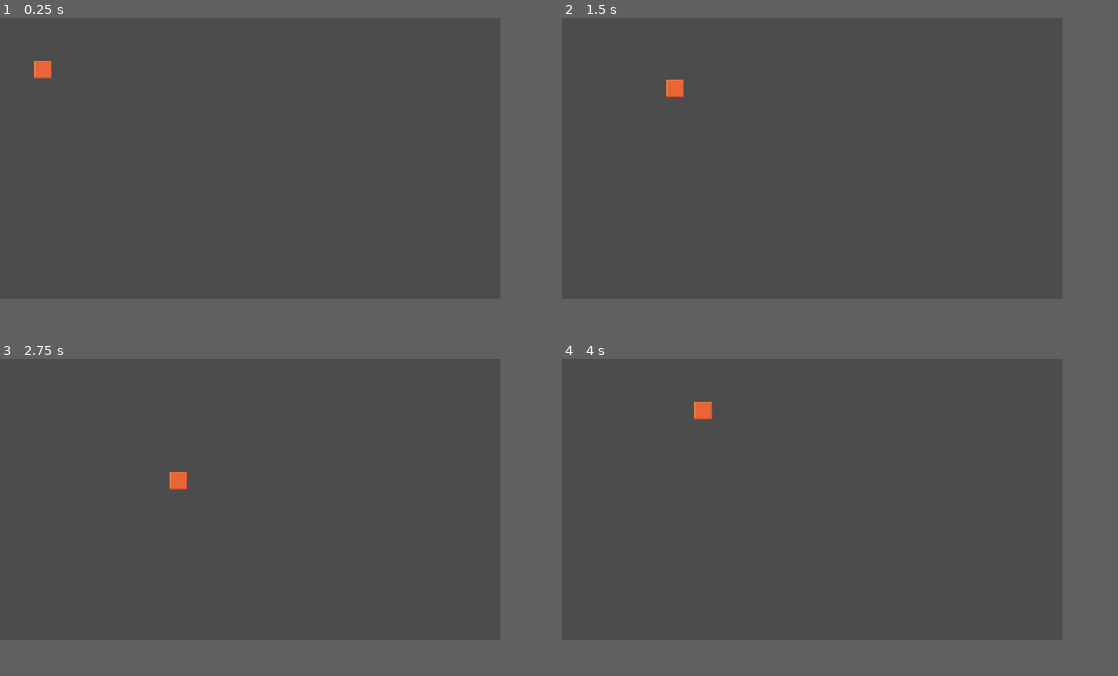
Above: before the commit, frames 1-4 (two rows, left to right).
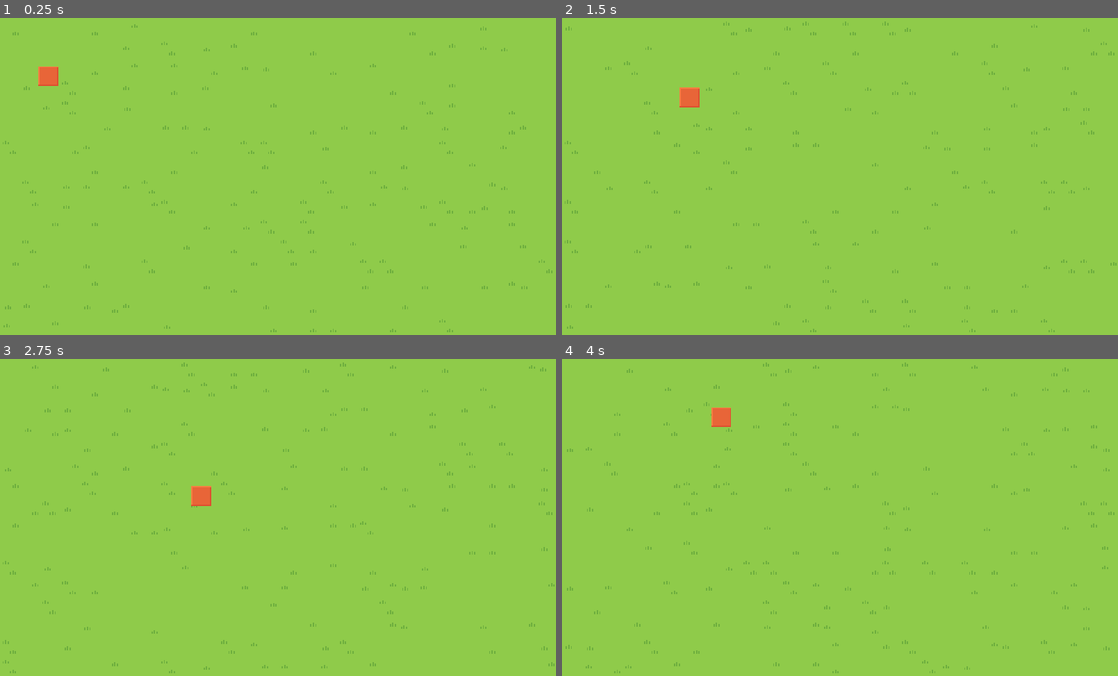
Above: after the commit, the same moments.

Repository: KrzysztofStaron/Foodventure
Game: Godot game, scene res://main.tscn
The game is run twice, just before and just after one commit, with the same random seed, the same clock (stepped at 60 frames per second) and the same inputs.
Inputs:
- Up to frame 1 (0.25 s): no input
- Up to frame 2 (1.5 s): tap Enter (ui_accept) at 0.5, 0.6, 0.77, 1.07, 1.35 s; hold D (move_right) 0.53-1.28 s; hold S (move_down) from 1.28 s (still down)
- Up to frame 3 (2.75 s): tap Enter (ui_accept) at 1.52, 1.82, 2.1 s; release S (move_down) at 2.03 s; hold D (move_right) from 2.03 s (still down)
- Up to frame 4 (4 s): release D (move_right) at 2.78 s; hold W (move_up) 2.78-3.53 s; tap Enter (ui_accept) at 2.85, 3.02, 3.32, 3.6, 3.77 s; hold A (move_left) from 3.53 s (still down)
The window is 720x405 before the commit and 800x457 after it. Grey fills any space a smaller window leaves; there, only what the larger window draws over its background counts as a difference.

The runs differ from the first frame. In frame 1, 80% of the frame differs, in the area x 0-100%, y 0-100%; in frame 2, 80%; in frame 3, 80%; in frame 4, 80%.

Commit message:
better grass generation

Diff:
--- a/grass/grass.gd
+++ b/grass/grass.gd
@@ -3,7 +3,28 @@
 export var start : Vector2
 export var end : Vector2
 
-func _ready():
-	for x in abs(start.x - end.x):
-		for y in abs(start.x - end.x):
-			set_cell(start.x + x, start.y + y, 0)
+func _ready() -> void:
+	clear()
+	end += Vector2(1, 1)
+	var noise := OpenSimplexNoise.new()
+	noise.seed = randi()
+	noise.period = 1
+	noise.octaves = 1
+
+	var rng := RandomNumberGenerator.new()
+	rng.randomize()
+
+	var width := abs(start.x - end.x)
+	var height := abs(start.y - end.y)
+
+	for x in width:
+		for y in height:
+			if noise.get_noise_2d(x, y) > 0.15:
+				set_cell(start.x + x, start.y + y, rng.randi_range(0, 5))
+			else:
+				set_cell(start.x + x, start.y + y, 0)
+
+func _process(delta: float) -> void:
+	if Input.is_action_just_pressed("ui_accept"):
+		end -= Vector2(1, 1)
+		_ready()
--- a/grass/grass.tscn
+++ b/grass/grass.tscn
@@ -4,11 +4,11 @@
 [ext_resource path="res://grass/grass.gd" type="Script" id=2]
 
 [sub_resource type="TileSet" id=1]
-0/name = "grass 0"
+0/name = "grass.png 0"
 0/texture = ExtResource( 1 )
 0/tex_offset = Vector2( 0, 0 )
 0/modulate = Color( 1, 1, 1, 1 )
-0/region = Rect2( 0, 0, 16, 16 )
+0/region = Rect2( 32, 0, 16, 16 )
 0/tile_mode = 0
 0/occluder_offset = Vector2( 0, 0 )
 0/navigation_offset = Vector2( 0, 0 )
@@ -18,11 +18,11 @@
 0/shape_one_way_margin = 0.0
 0/shapes = [  ]
 0/z_index = 0
-1/name = "grass 1"
+1/name = "grass.png 1"
 1/texture = ExtResource( 1 )
 1/tex_offset = Vector2( 0, 0 )
 1/modulate = Color( 1, 1, 1, 1 )
-1/region = Rect2( 16, 0, 16, 16 )
+1/region = Rect2( 32, 16, 16, 16 )
 1/tile_mode = 0
 1/occluder_offset = Vector2( 0, 0 )
 1/navigation_offset = Vector2( 0, 0 )
@@ -32,11 +32,11 @@
 1/shape_one_way_margin = 0.0
 1/shapes = [  ]
 1/z_index = 0
-2/name = "grass 2"
+2/name = "grass.png 2"
 2/texture = ExtResource( 1 )
 2/tex_offset = Vector2( 0, 0 )
 2/modulate = Color( 1, 1, 1, 1 )
-2/region = Rect2( 32, 0, 16, 16 )
+2/region = Rect2( 0, 16, 16, 16 )
 2/tile_mode = 0
 2/occluder_offset = Vector2( 0, 0 )
 2/navigation_offset = Vector2( 0, 0 )
@@ -46,11 +46,11 @@
 2/shape_one_way_margin = 0.0
 2/shapes = [  ]
 2/z_index = 0
-3/name = "grass 3"
+3/name = "grass.png 3"
 3/texture = ExtResource( 1 )
 3/tex_offset = Vector2( 0, 0 )
 3/modulate = Color( 1, 1, 1, 1 )
-3/region = Rect2( 0, 16, 16, 16 )
+3/region = Rect2( 0, 0, 16, 16 )
 3/tile_mode = 0
 3/occluder_offset = Vector2( 0, 0 )
 3/navigation_offset = Vector2( 0, 0 )
@@ -60,7 +60,7 @@
 3/shape_one_way_margin = 0.0
 3/shapes = [  ]
 3/z_index = 0
-4/name = "grass 4"
+4/name = "grass.png 4"
 4/texture = ExtResource( 1 )
 4/tex_offset = Vector2( 0, 0 )
 4/modulate = Color( 1, 1, 1, 1 )
@@ -74,11 +74,11 @@
 4/shape_one_way_margin = 0.0
 4/shapes = [  ]
 4/z_index = 0
-5/name = "grass 5"
+5/name = "grass.png 5"
 5/texture = ExtResource( 1 )
 5/tex_offset = Vector2( 0, 0 )
 5/modulate = Color( 1, 1, 1, 1 )
-5/region = Rect2( 32, 16, 16, 16 )
+5/region = Rect2( 16, 0, 16, 16 )
 5/tile_mode = 0
 5/occluder_offset = Vector2( 0, 0 )
 5/navigation_offset = Vector2( 0, 0 )
--- a/main.tscn
+++ b/main.tscn
@@ -10,3 +10,5 @@
 speed = 85
 
 [node name="grass" parent="." instance=ExtResource( 2 )]
+start = Vector2( -30, -20 )
+end = Vector2( 60, 35 )
--- a/managers/input_manager.gd
+++ b/managers/input_manager.gd
@@ -6,8 +6,6 @@
 	["move_left", "move_horizontal"],
 	["move_up", "move_vertical"],
 ]
-func _ready():
-	print(_correlations.hash())
 
 var _first_pressed : Dictionary
 
--- a/player/player.gd
+++ b/player/player.gd
@@ -2,6 +2,6 @@
 
 export var speed : int = 40
 
-func _process(_delta):
+func _process(_delta) -> void:
 	var dir : Vector2 = input_manager.vector("move_left", "move_right", "move_up", "move_down")
 	move_and_slide(dir * speed)
--- a/project.godot
+++ b/project.godot
@@ -20,11 +20,11 @@
 
 [display]
 
-window/size/width=455
+window/size/width=448
 window/size/height=256
 window/size/always_on_top=true
-window/size/test_width=720
-window/size/test_height=405
+window/size/test_width=896
+window/size/test_height=512
 window/stretch/mode="2d"
 window/stretch/aspect="keep_height"
 
